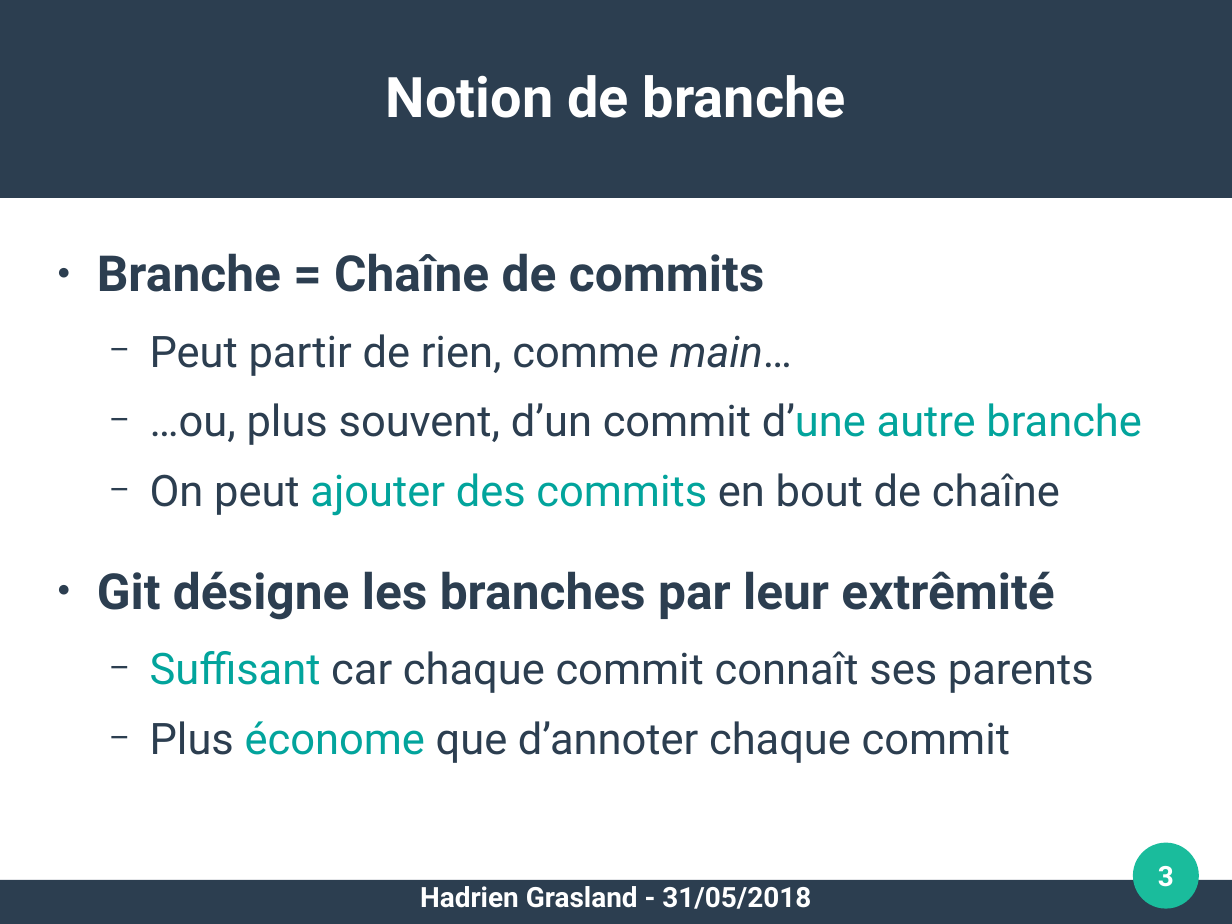
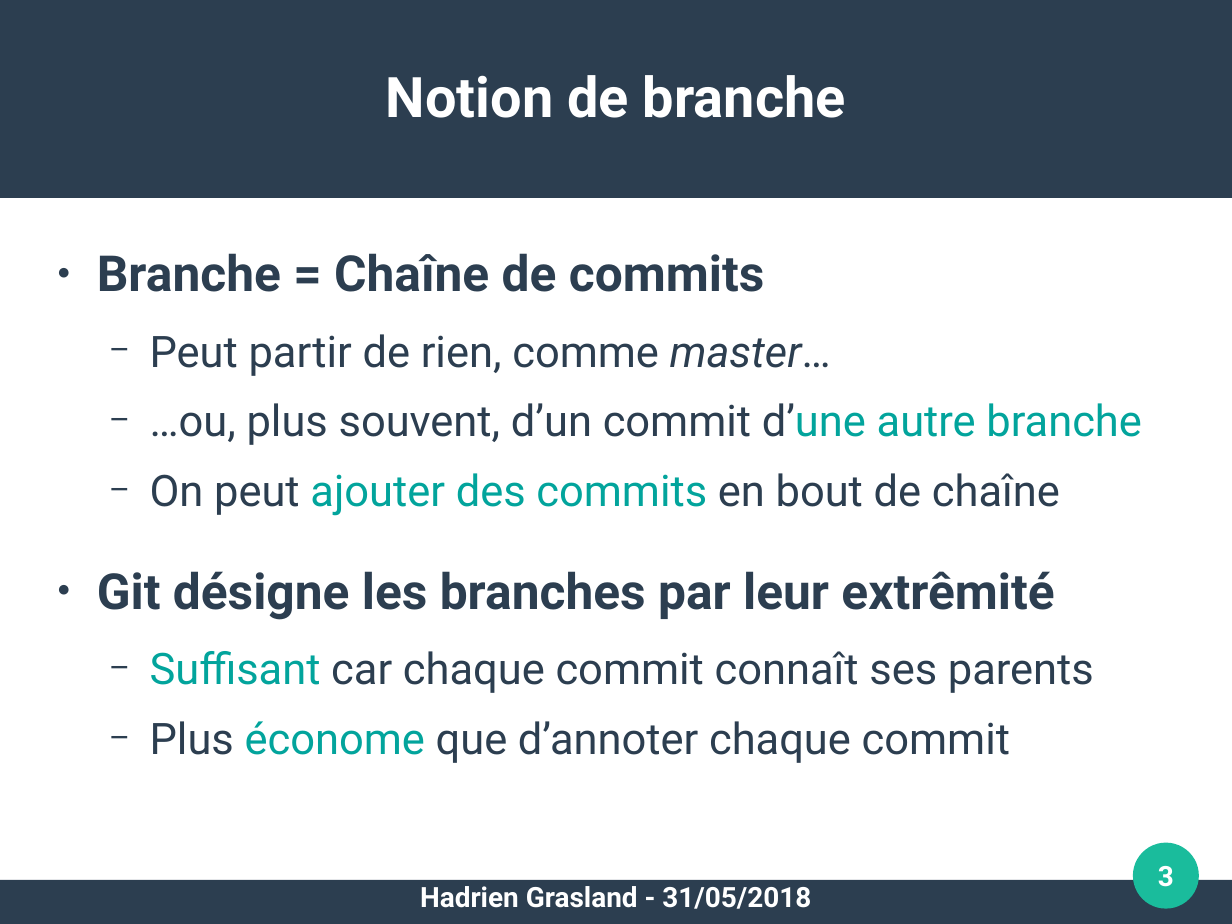
Before and after one commit to pushou/formation-git, a slide deck: slide 3 of Pres3-Branches.odp. Drawn at 1232x924 pixels with LibreOffice and Linux fonts; fonts in the diff are those of the drawing. Boxes give left, top, right and bottom in pixels: in the first picture for what was removed or moved away, otherwise in the second. Text is boxed around its words. In the diff, an @@ line names an element or a change of style, - is before the commit and + after.

```diff
--- a/Pres3-Branches.odp
+++ b/Pres3-Branches.odp
@@ text at <box>150,334,831,376</box>: text changed @@
-  − Peut partir de rien, comme main…
+  − Peut partir de rien, comme master…
```
Also in this commit, not shown: 7 other files.
